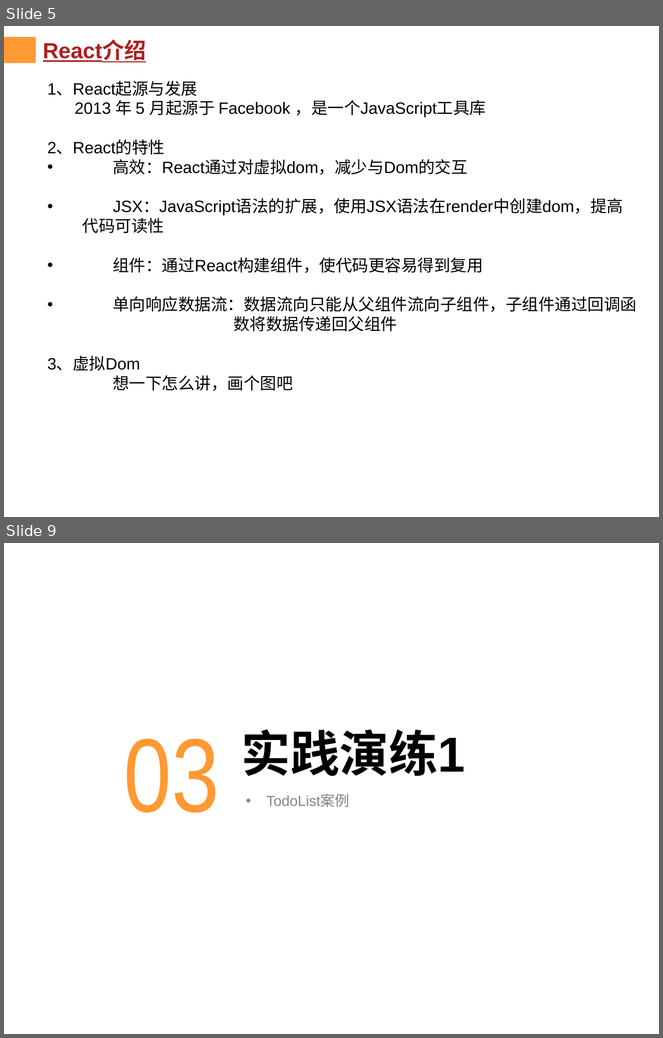
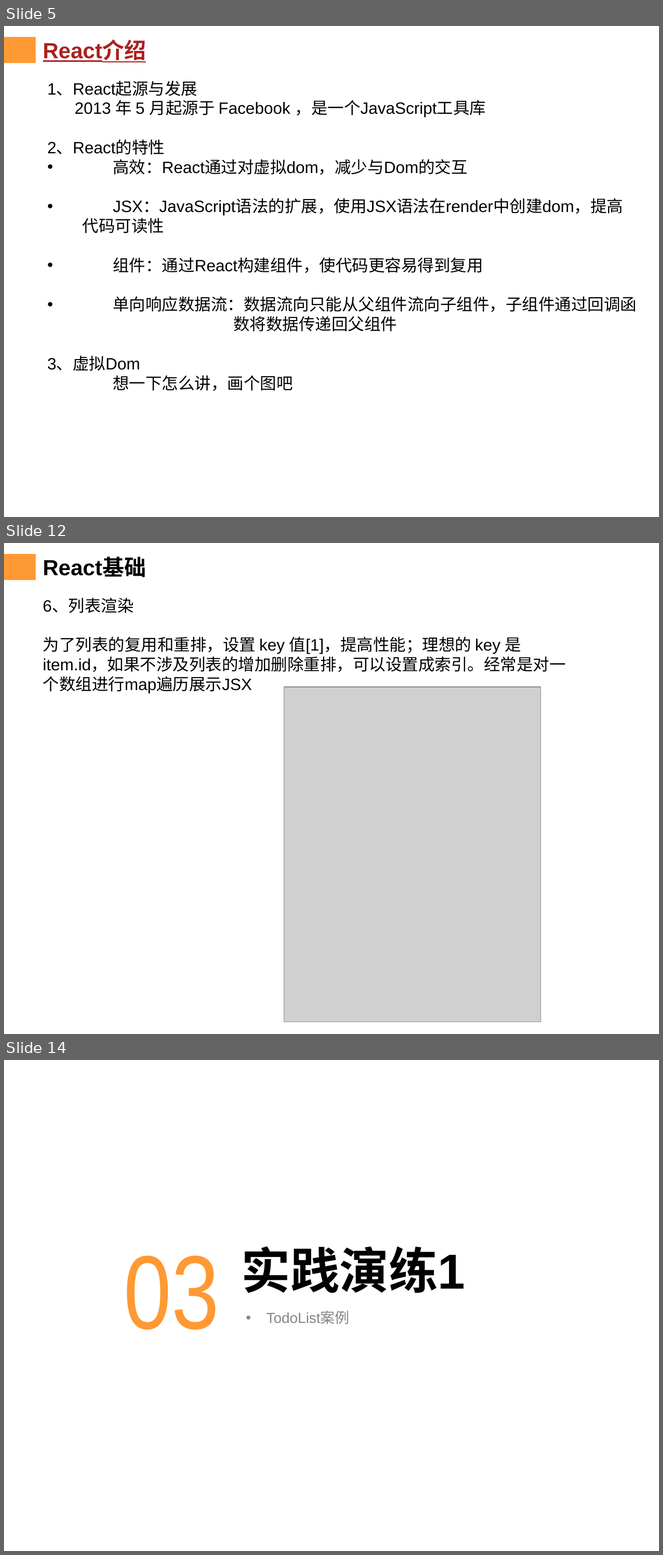
Before and after one commit to chenqiuli/JY_Peixun_1, a slide deck: PPT内容.pptx. Shown one above the other, each under a label of ours: slides 5 and 9 before the commit, slides 5, 12 and 14 after it; the slides between them are not shown. The pictures are 663x1038 and 663x1555 pixels, drawn with LibreOffice and Linux fonts; fonts in the diff are those of the drawing; grey boxes stand for pictures; background and template pictures are left out. Boxes give left, top, right and bottom in pixels: in the first picture for what was removed or moved away, otherwise in the second. Text is boxed around its words. In the diff, an @@ line names an element or a change of style, - is before the commit and + after.

Commit message:
react基础一

```diff
--- a/PPT内容.pptx
+++ b/PPT内容.pptx
@@ slide 12 added at [4, 543, 659, 1034], background #FFFFFF; not listed: 2 template elements that a slide beside it also shows @@
@@ title added at [43, 558, 146, 577], 24 pt, text #000000, bold @@
+React基础
@@ text added at [43, 599, 566, 694], 18 pt, text #000000 @@
+6、列表渲染
+为了列表的复用和重排，设置 key 值[1]，提高性能；理想的 key 是 item.id，如果不涉及列表的增加删除重排，可以设置成索引。经常是对一个数组进行map遍历展示JSX
@@ picture added at [284, 687, 541, 1022] @@
@@ what was slide 9 is now slide 14 @@
```
Also in this commit, not shown: 2 slides changed, 5 other slides added, 1 slide removed, 14 other files.
